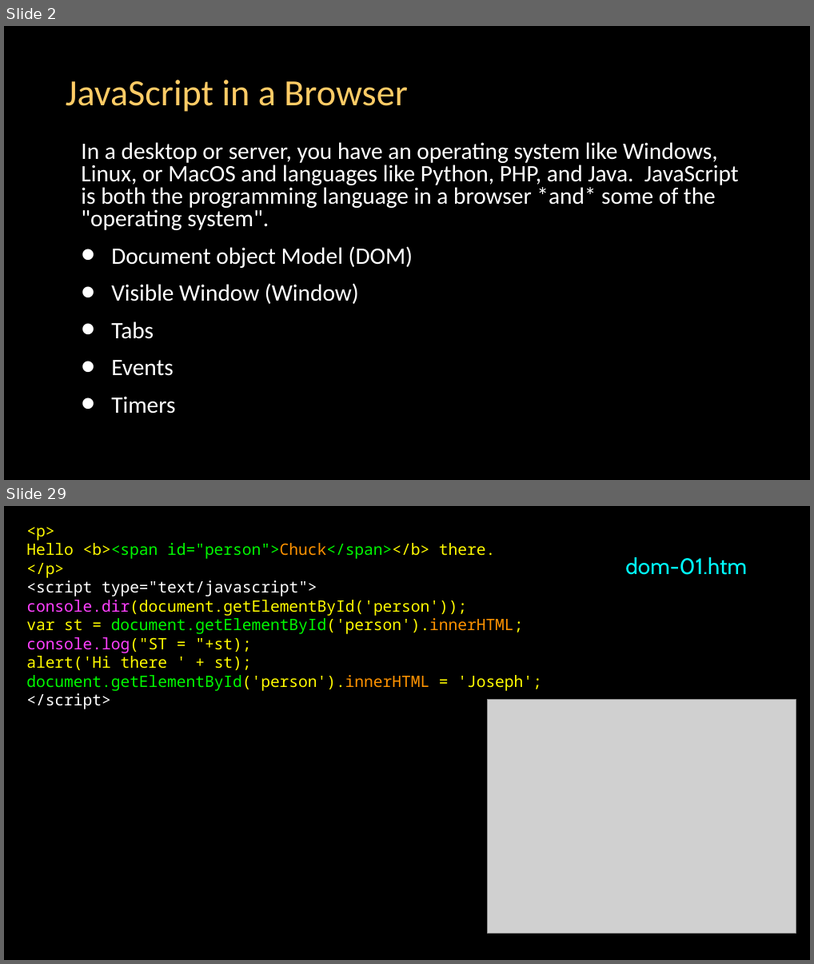
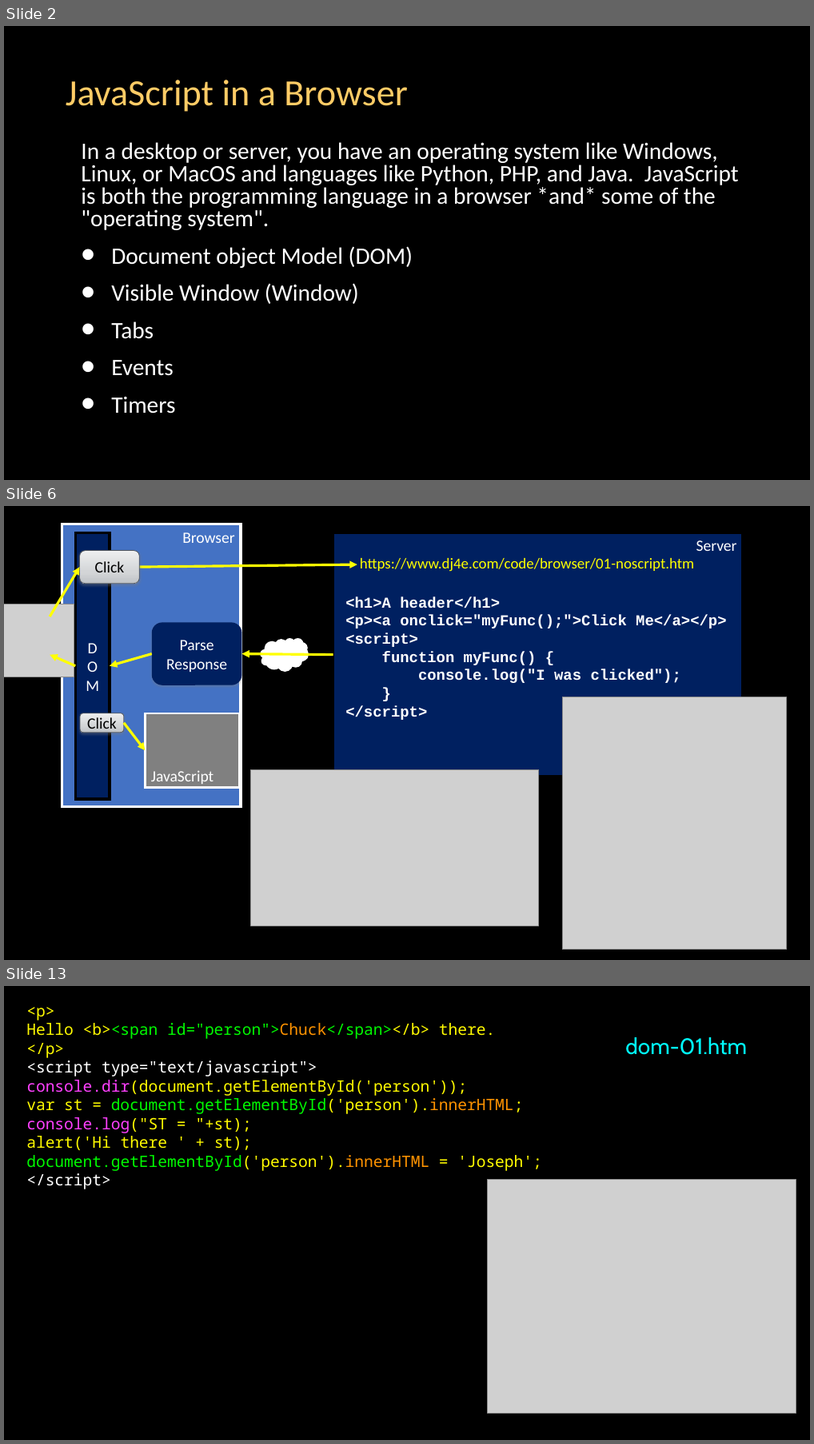
Before and after one commit to csev/dj4e, a slide deck: lectures/JS-03-Browser.pptx. Shown one above the other, each under a label of ours: slides 2 and 29 before the commit, slides 2, 6 and 13 after it; the slides between them are not shown. The pictures are 814x964 and 814x1444 pixels, drawn with LibreOffice and Linux fonts; fonts in the diff are those of the drawing; grey boxes stand for pictures. Boxes give left, top, right and bottom in pixels: in the first picture for what was removed or moved away, otherwise in the second. Text is boxed around its words. In the diff, an @@ line names an element or a change of style, - is before the commit and + after.

```diff
--- a/lectures/JS-03-Browser.pptx
+++ b/lectures/JS-03-Browser.pptx
@@ slide 6 added at box(4, 506, 810, 960), background #000000 @@
@@ rectangle added at box(62, 524, 241, 806), fill #4472C4, outline #FFFFFF 3 pt, 18.7 pt, text #FFFFFF @@
+Browser
@@ rectangle added at box(75, 532, 110, 799), fill #002060, outline #000000 3 pt, 18.7 pt, text #FFFFFF @@
+D
+O
+M
@@ rounded rectangle added at box(80, 551, 139, 584), fill gradient #EEEFF0 to #D3D5D7 to #C0C3C7, outline #51565D 0.75 pt, 18.7 pt, text #000000 @@
+Click
@@ rectangle added at box(333, 532, 743, 776), fill #002060, outline #000000 3 pt, 18.7 pt, text #FFFFFF @@
+Server
@@ arrow added from (50, 616) to (80, 567), #FFFF00 3 pt @@
@@ arrow added from (139, 567) to (358, 564), #FFFF00 3 pt @@
@@ text added at box(360, 558, 694, 572), 18 pt, text #FFFF00 @@
+https://www.dj4e.com/code/browser/01-noscript.htm
@@ text added at box(346, 596, 726, 720), 18 pt, text #FFFFFF, bold @@
+<h1>A header</h1>
+<p><a onclick="myFunc();">Click Me</a></p>
+<script>
+function myFunc() {
+console.log("I was clicked");
+}
+</script>
@@ picture added at box(4, 604, 74, 677) @@
@@ rounded rectangle added at box(152, 622, 242, 685), fill #002060, 18.7 pt, text #FFFFFF @@
+Parse
+Response
@@ thought cloud added at box(261, 638, 309, 671), fill #FFFFFF @@
@@ arrow added from (75, 666) to (50, 655), #FFFF00 3 pt @@
@@ arrow added from (152, 654) to (110, 666), #FFFF00 3 pt @@
@@ arrow added from (333, 655) to (242, 654), #FFFF00 3 pt @@
@@ picture added at box(563, 697, 787, 949) @@
@@ rounded rectangle added at box(80, 713, 124, 732), fill gradient #EEEFF0 to #D3D5D7 to #C0C3C7, outline #51565D 0.75 pt, 18.7 pt, text #000000 @@
+Click
@@ rectangle added at box(145, 713, 238, 788), fill #808080, outline #FFFFFF 2.25 pt, 18.7 pt, text #FFFFFF @@
+JavaScript
@@ arrow added from (124, 723) to (145, 751), #FFFF00 3 pt @@
@@ picture added at box(251, 769, 539, 925) @@
@@ what was slide 29 is now slide 13 @@
```
Also in this commit, not shown: 14 other slides added, 16 other files.
